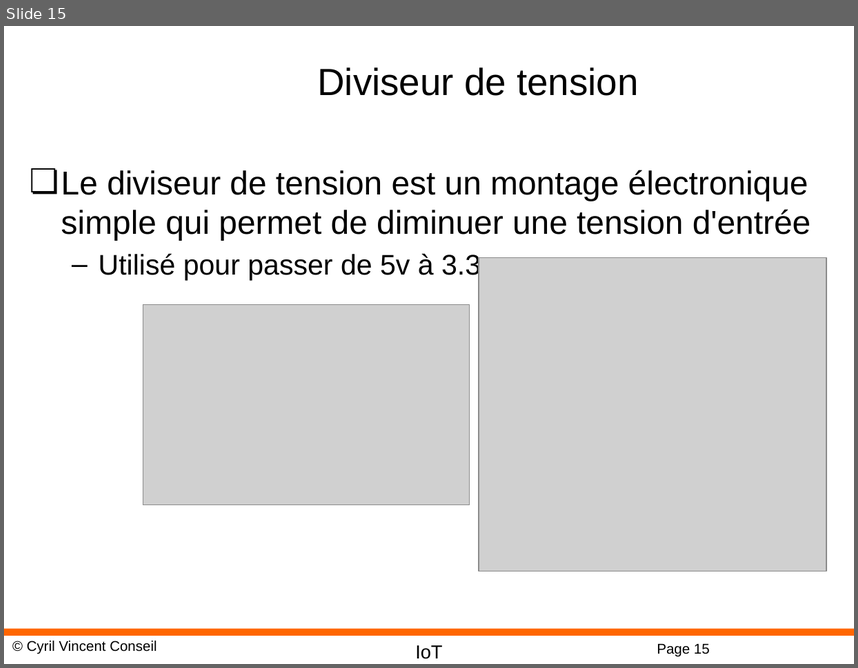
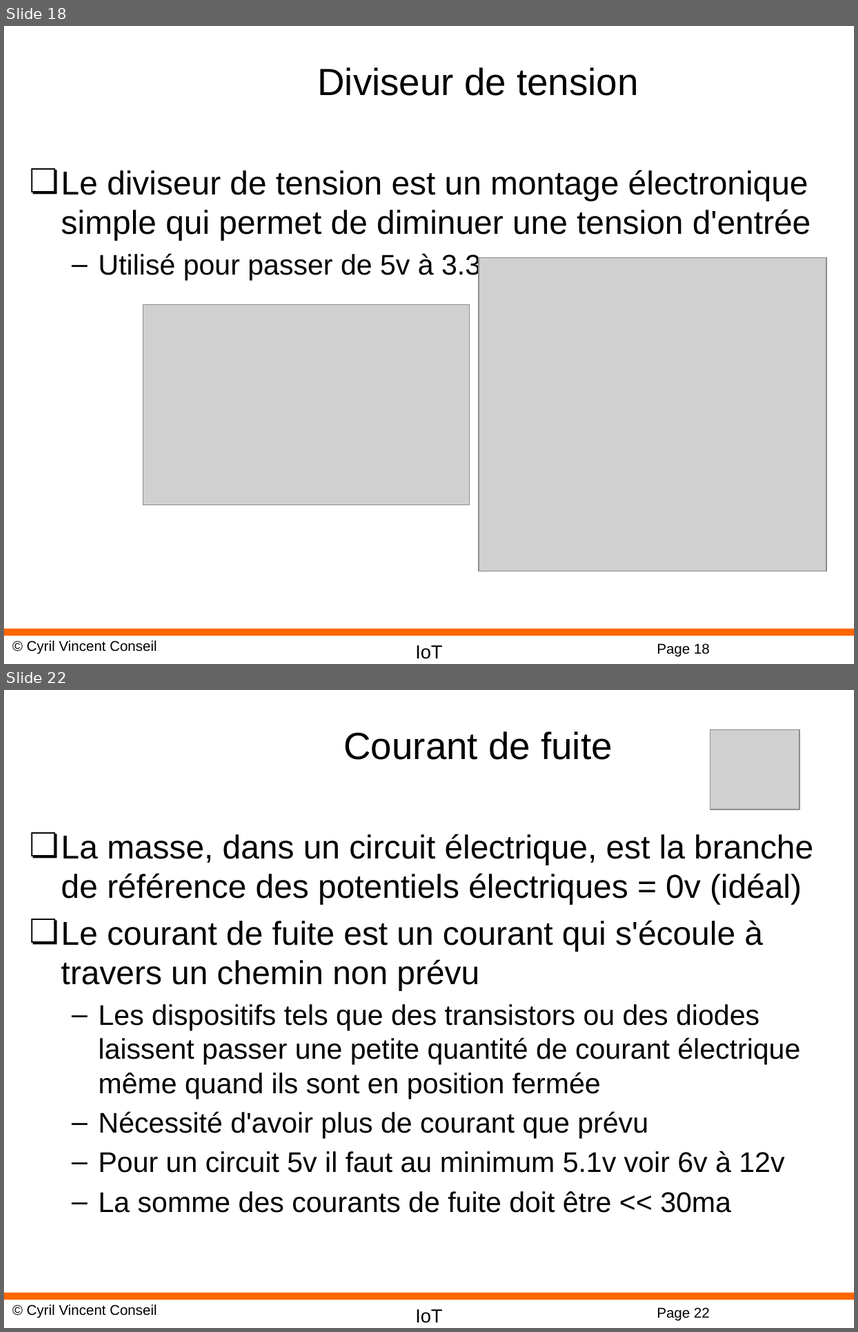
Before and after one commit to cyrilvincent/IoT, a slide deck: ppt/IoT03-Electricity.pptx. Shown one above the other, each under a label of ours: slide 15 before the commit, slides 18 and 22 after it; the slides between them are not shown. The pictures are 858x668 and 858x1332 pixels, drawn with LibreOffice and Linux fonts; fonts in the diff are those of the drawing; grey boxes stand for pictures; background and template pictures are left out. Boxes give left, top, right and bottom in pixels: in the first picture for what was removed or moved away, otherwise in the second. Text is boxed around its words. In the diff, an @@ line names an element or a change of style, - is before the commit and + after.

```diff
--- a/ppt/IoT03-Electricity.pptx
+++ b/ppt/IoT03-Electricity.pptx
@@ slide 22 added at [4,690,854,1328], background #FFFFFF; not listed: 4 template elements that a slide beside it also shows @@
@@ picture added at [711,730,800,810] @@
@@ title added at [343,731,612,760], 32 pt, text #000000 @@
+Courant de fuite
@@ text added at [61,834,813,1212], 24 pt, text #000000 @@
+❏ La masse, dans un circuit électrique, est la branche de référence des potentiels électriques = 0v (idéal)
+❏ Le courant de fuite est un courant qui s'écoule à travers un chemin non prévu
+  – Les dispositifs tels que des transistors ou des diodes laissent passer une petite quantité de courant électrique même quand ils sont en position fermée
+  – Nécessité d'avoir plus de courant que prévu
+  – Pour un circuit 5v il faut au minimum 5.1v voir 6v à 12v
+  – La somme des courants de fuite doit être << 30ma
@@ what was slide 15 is now slide 18 @@
@@ page number at [657,643,710,657]: text changed @@
-Page 15
+Page 18
```
Also in this commit, not shown: 3 slides changed, 8 other slides added, 1 slide removed, 14 other files.
